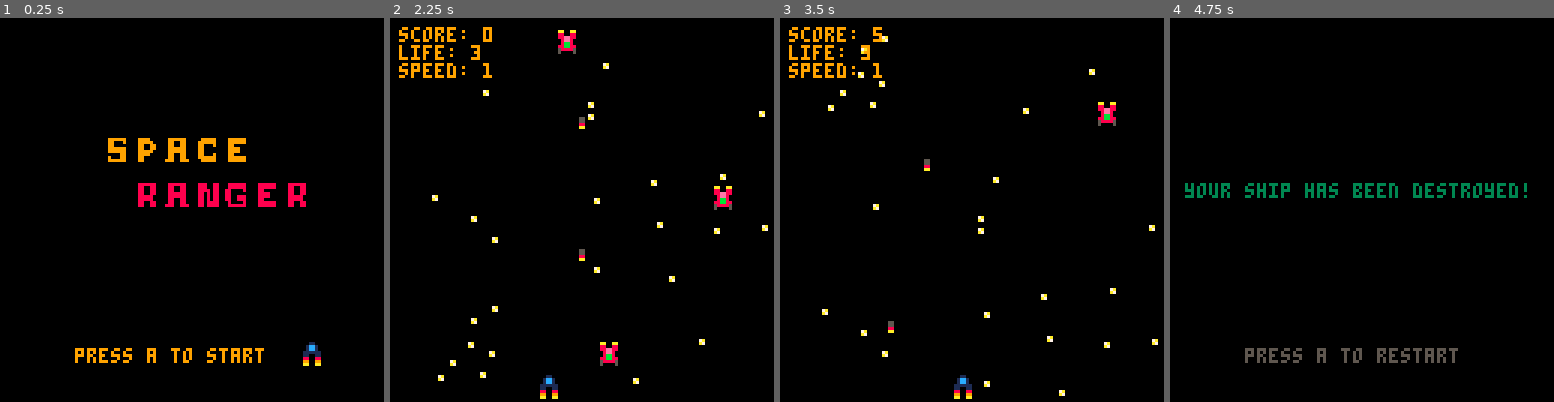
Above: before the commit, frames 1-4 (left to right).
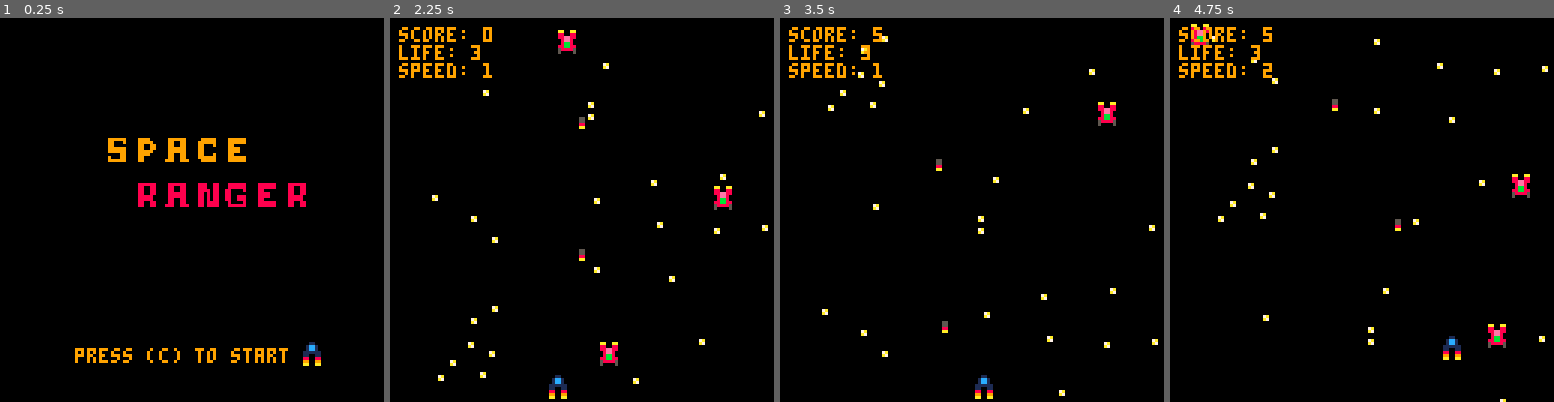
Above: after the commit, the same moments.

Repository: demonixis/spaceranger
Game: PICO-8 cartridge space.p8
Same seed, same stepped clock (60 frames per second), same inputs: the game is played once before the commit and once after it.
Inputs:
- Up to frame 1 (0.25 s): no input
- Up to frame 2 (2.25 s): tap O (Z key) at 0.33, 0.7, 1.43, 2.22 s; hold Left from 1.97 s (still down)
- Up to frame 3 (3.5 s): release Left at 2.37 s; hold Down 2.42-2.82 s; hold Right from 2.87 s (still down); tap O (Z key) at 3.1 s
- Up to frame 4 (4.75 s): release Right at 3.53 s; hold Up 3.58-4.08 s; tap O (Z key) at 3.98 s; hold Right 4.13-4.53 s; hold Down from 4.58 s (still down)

The runs differ from the first frame. In frame 1, 0.6% of the frame differs, in the area x 38-75%, y 85-90%; in frame 2, 0.3%; in frame 3, 0.6%; in frame 4, 4.8%, in the area x 2-99%, y 1-100%.

Commit message:
Updated the game

Diff:
--- a/space.p8
+++ b/space.p8
@@ -3,13 +3,13 @@
 __lua__
 score = 0
 life = 3
-state = 0
+gamestate = 0
+spawntimer = 0
 framecount = 0
-elapsedtime = 0
 spawntime = 25
 speed = 1
 bullettimer = 0
-velocity = 0.9
+velocity = 0.8
 ship = {
 	x = 64 - 4,
 	y = 127 - 8,
@@ -22,13 +22,13 @@
 stars = {}
 enemies = {}
 bullets = {}
-lastfirestate = false
+lastfiregamestate = false
 
 -- get a valid bullet index
-function getbulletslot()
+function getfreebullet()
   size = #bullets
   for i = 1, size do
-    if bullets[i].spawned == false then
+    if bullets[i].dead == true then
     	return i
     end
   end
@@ -37,7 +37,7 @@
 end
 
 -- get a valid enemy index
-function getenemyslot()
+function getfreeenemy()
 	size = #enemies
 	for i = 1, size do
 		if enemies[i].dead == true then
@@ -48,25 +48,21 @@
 	return size + 1
 end
 
-function distance(p0, p1)
- local dx = p0.x - p1.x
- local dy = p0.y - p1.y
- return sqrt(dx * dx + dy * dy)
-end
-
-function intersect(b, e)
-	return distance(b, e) < 2 + 4
+function intersect(p0, p1)
+	local dx = p0.x - p1.x
+	local dy = p0.y - p1.y
+	return sqrt(dx * dx + dy * dy) < 2 + 4
 end
 
 function firewaspressed()
-	return lastfirestate == true and btn(4) == false
-end
-
-function restart(startgame)
+	return lastfiregamestate == true and btn(4) == false
+end
+
+function resetgame(startgame)
 	score = 0
 	life = 3
+	spawntimer = 0
 	framecount = 0
-	elapsedtime = 0
 	spawntime = 25
 	speed = 1
 	bullettimer = 0
@@ -74,54 +70,71 @@
 	ship.x =  64 - 4
 	ship.y = 127 - 8
 	ship.vx = 0
- ship.vy = 0
+	ship.vy = 0
 	ship.spdx = 0.4
 	ship.spdy = 0.25
 
 	bullets = {}
 	enemies = {}
 
-	lastfirestate = btn(4)
+	lastfiregamestate = btn(4)
 
 	if startgame == true then
-		state = 1
+		gamestate = 1
 	else
-		state = 0
-	end
+		gamestate = 0
+	end
+end
+
+function respawn()
+	spawntimer = 0
+ ship.x =  64 - 4
+	ship.y = 127 - 8
+	ship.vx = 0
+	ship.vy = 0
+	ship.spdx = 0.4
+	ship.spdy = 0.25
+
+	local ecount = #enemies
+	for i = 1, ecount do
+		enemies[i].dead = true
+	end
+
+	gamestate = 1
 end
 
 function _init()
 	-- create stars
- for i = 1, 25 do
- 		stars[i] = {
- 			x = flr(rnd(127)),
- 			y = flr(rnd(127))
- 		}
- end
-
- restart(false)
+	for i = 1, 25 do
+		stars[i] = {
+			x = flr(rnd(127)),
+			y = flr(rnd(127))
+		}
+	end
+
+	resetgame(false)
 end
 
 function _update()
-	if state == 1 then
+	if gamestate == 1 then
 		updategame()
 	elseif firewaspressed() then
-		if state == 2 then
+		if gamestate == 2 then
 			if life > 0 then
-				state = 1
+				respawn()
 			else
-				state = 0
+				gamestate = 0
 			end
 		else
-			restart(true)
-		end
-	end
-	lastfirestate = btn(4)
+			resetgame(true)
+		end
+	end
+	lastfiregamestate = btn(4)
 end
 
 function updategame()
+	spawntimer += 1
 	framecount += 1
-	elapsedtime += 1
 
 	if bullettimer > 0 then
 		bullettimer -= 1
@@ -130,20 +143,19 @@
 		end
 	end
 
-	if elapsedtime > 0 and elapsedtime % 100 == 0 and spawntime > 5 then
+	if framecount > 0 and framecount % 100 == 0 and spawntime > 5 then
 		spawntime -= 1
 		speed += 1
 	end
 
-	if framecount > spawntime then
-		framecount = 0
+	if spawntimer > spawntime then
+		spawntimer = 0
 	end
 
 	-- move stars
 	size = #stars
 	for i = 1, size do
 		stars[i].y += 1
-
 		if (stars[i].y > 127) then
 			stars[i].y = 0
 		end
@@ -181,8 +193,8 @@
 	end
 
 	-- spawn enemies
-	if framecount == 1 then
-		idx = getenemyslot()
+	if spawntimer == 1 then
+		idx = getfreeenemy()
 		if enemies[idx] == nil then
 			enemies[idx] = {}
 		end
@@ -199,22 +211,23 @@
 
 			if enemies[i].y >= 127 then
 				enemies[i].dead = true
-			 score -= 10
+				score -= 10
 			end
 		end
 	end
 
 	-- spawn a new bullet
 	if firewaspressed() and bullettimer == 0 then
-	 idx = getbulletslot()
-	 bullettimer = 15
-	 if bullets[idx] == nil then
-	 	bullets[idx] = {}
-	 end
-
-	 bullets[idx].x = ship.x
+		idx = getfreebullet()
+		bullettimer = 12
+
+		if bullets[idx] == nil then
+			bullets[idx] = {}
+		end
+
+		bullets[idx].x = ship.x
 		bullets[idx].y = ship.y
-		bullets[idx].spawned = true
+		bullets[idx].dead = false
 		sfx(0)
 	end
 
@@ -223,32 +236,30 @@
 	size = #bullets
 	ecount = #enemies
 	for i = 1, size do
-		if bullets[i].spawned then
+		if bullets[i].dead == false then
 			bullets[i].y -= 2
 
 			if bullets[i].y <= 0 then
-				bullets[i].spawned = false
+				bullets[i].dead = true
 			end
 
-			if bullets[i].spawned == true then
-			  for j = 1, ecount do
-			  	if enemies[j].dead == false and  intersect(bullets[i], enemies[j]) == true then
-							bullets[i].dead = true
-							bullets[i].spawned = false
-							enemies[j].dead = true
-							score += 25
-							sfx(1)
-			  	end
-			  end
+			if bullets[i].dead == false then
+				for j = 1, ecount do
+					if enemies[j].dead == false and  intersect(bullets[i], enemies[j]) == true then
+						bullets[i].dead = true
+						enemies[j].dead = true
+						score += 25
+						sfx(1)
+					end
+				end
 			end
-
 		end
 	end
 
 	-- check collision with player
 	for i = 1, ecount do
 		if (enemies[i].dead == false and intersect(ship, enemies[i]) == true) then
-			state = 2
+			gamestate = 2
 			life = life - 1
 			enemies[i].dead = true
 			sfx(1)
@@ -263,12 +274,12 @@
 function _draw()
 	rectfill(0,0, 127, 127, 0)
 
-	if state == 0 then
+	if gamestate == 0 then
 		drawtitle()
-		print("press a to start", 25, 110, 9)
-	elseif state == 1 then
+		print("press (c) to start", 25, 110, 9)
+	elseif gamestate == 1 then
 		drawgame()
-	elseif state == 2 then
+	elseif gamestate == 2 then
 	 drawend()
 	end
 end
@@ -276,8 +287,8 @@
 function drawtitle()
 	local counter = 0
 	for i = 16, 20 do
-	 spr(i, 35 + counter, 40)
-	 counter += 10
+		spr(i, 35 + counter, 40)
+		counter += 10
 	end
 
 	counter = 0
@@ -293,10 +304,10 @@
 	if life == 0 then
 	 	print("game over", 45, 5, 3)
 	 	print("your score: "..score.." points", 20, 55, 9)
-	 	print("press a to return to the menu", 5, 110, 5)
+	 	print("press (c) to return to the menu", 5, 110, 5)
 	 else
 	 	print("your ship has been destroyed!", 5, 55, 3)
-	 	print("press a to restart", 25, 110, 5)
+	 	print("press (c) to restart", 25, 110, 5)
 	 end
 end
 
@@ -319,9 +330,9 @@
 	end
 
 	-- draw bullets
- size = #bullets
+	size = #bullets
 	for i = 1, size do
-		if bullets[i].spawned then
+		if bullets[i].dead == false then
 			spr(2, bullets[i].x, bullets[i].y)
 		end
 	end
Not shown, changed: README.md
